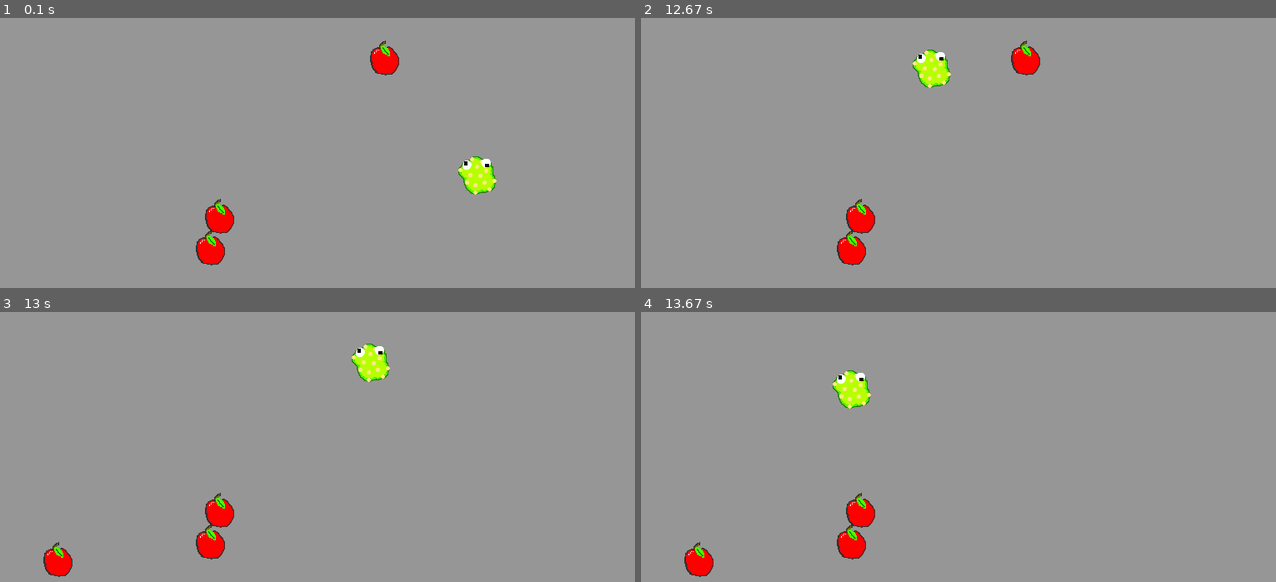
Above: before the commit, frames 1-4 (two rows, left to right).
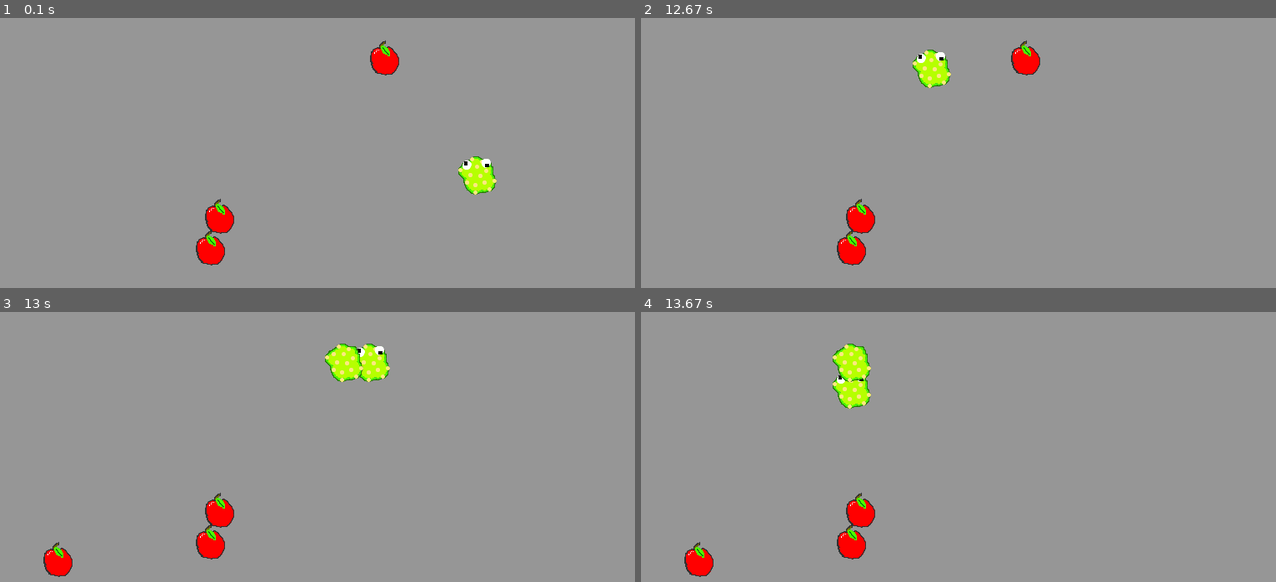
Above: after the commit, the same moments.

Repository: ilbuonmarcio/pygamecourse
Game: pygame game, started from 03_Snake/main.py
The game is run twice, just before and just after one commit, with the same random seed, the same clock (stepped at 60 frames per second) and the same inputs.
Inputs:
- Up to frame 1 (0.1 s): no input
- Up to frame 2 (12.67 s): hold W 0.33-0.8 s; hold D 0.83-1.47 s; hold S 1.5-1.87 s; hold A 1.9-2.37 s; hold D 2.4-2.87 s; hold W 2.9-3.2 s; hold D 3.23-3.7 s; hold A 3.73-4.27 s; hold S 4.3-4.6 s; hold A 4.63-5.03 s; hold W 5.07-5.43 s; hold D 5.47-6.1 s; hold S 6.13-6.5 s; hold A 6.53-7 s; hold D 7.03-7.5 s; hold W 7.53-7.83 s; hold D 7.87-8.33 s; hold A 8.37-8.9 s; hold S 8.93-9.23 s; hold A 9.27-9.67 s; hold W 9.7-10.07 s; hold D 10.1-10.73 s; hold S 10.77-11.13 s; hold A 11.17-11.63 s; hold D 11.67-12.13 s; hold W 12.17-12.47 s; hold D from 12.5 s (still down)
- Up to frame 3 (13 s): release D at 12.97 s
- Up to frame 4 (13.67 s): hold A 13-13.53 s; hold S from 13.57 s (still down)

Frames 1-2 are identical in both runs. In frame 3, 0.6% of the frame differs, in the area x 51-58%, y 11-26%; in frame 4, 0.6%.

Commit message:
Fixed snake tail

Diff:
--- a/03_Snake/main.py
+++ b/03_Snake/main.py
@@ -31,7 +31,6 @@
         # Sprite loading
         self.image = image
         self.rect = self.image.get_rect()
-        self.snake_tail = snake_tail
 
         # Current coords and previous coordinates variables
         # initialized to these values
@@ -74,9 +73,17 @@
 
         self.check_if_eating()
 
+        if len(snake_tail) > 0:
+            snake_tail.pop()
+            snake_tail.insert(0, SnakeBody(body_image, self.last_x, self.last_y))
+            global snake_group
+            snake_group = pygame.sprite.Group(self, *snake_tail)
+
     def add_block(self):
+        global snake_group
         snake_tail.append(SnakeBody(body_image, self.last_x, self.last_y))
-        snake_group = pygame.sprite.Group(self, self.snake_tail)
+        snake_group = pygame.sprite.Group(self, *snake_tail)
+        print(len(snake_group))
 
     def check_if_eating(self):
         for apple in pygame.sprite.spritecollide(self, apple_group, False):
